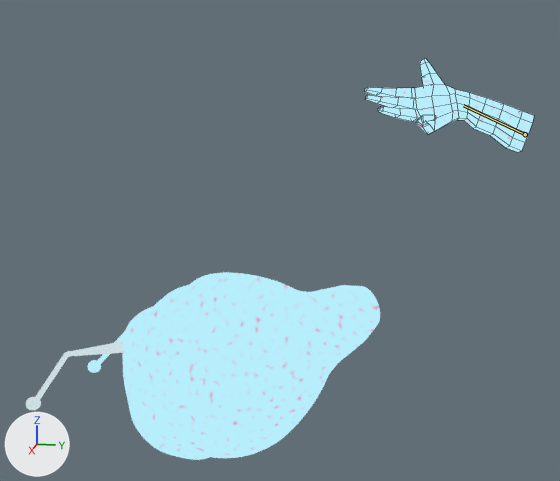
Before and after pictures for a commit that changed the Blender file Assets/Alistair/Models/NeuronFP.blend.
Before and after are seen from a camera (50 mm lens) standing at (2.384, -0.585, 2.027) and looking at (0.233, -1.016, 1.489). The axes (+X, +Y, +Z) are drawn at lower left. The lights are the same throughout. Both versions are drawn at frame 6 of the action 'Reload'; the numbers are the values there. The bones that change are drawn over the model as lines. Mesh edges are drawn as thin lines on the coarser meshes.

Names of what the first picture shows: 'Right Hand', 'Thumb', 'left hand'.
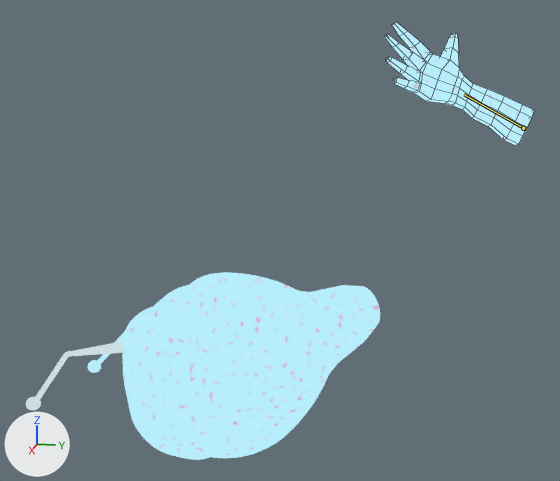
The change in detail:
Bone 'Forearm' (bone_forearm) moves from (0.001, -0.025, 0.015) to (-0.031, -0.018, -0.009).
Bone 'Forearm' (bone_forearm) turns from (2, 0, 0) to (27, 0, 0) degrees about its own x, y and z.
Bone 'Ring Control' (bone_ring_control) moves from (0.003, 0.283, -0.023) to (0.013, 0.28, 0.013).
Bone 'Pinky Control' (bone_pinky_control) moves from (-0.09, 0.078, -0.096) to (0.006, 0.267, -0.122).
Bone 'Pointer Control' (bone_pointer_control) moves from (-0.023, 0.006, 0.002) to (-0.019, 0.014, -0.039).
Bone 'Thumb Control' (bone_thumb_control) moves from (-0.012, 0.019, -0.008) to (-0.024, 0.024, -0.019).
Bone 'Palm Control' (bone_palm_control) moves from (-0.021, 0.013, 0.05) to (0.005, 0.061, -0.124).
Bone 'Palm Control' (bone_palm_control) turns from (2, 0, 0) to (27, 0, 0) degrees about its own x, y and z.

Where the change shows, as pixel boxes (x1, y1, x2, y2) in the pictures (560 x 481 px):
'Right Hand', posed (11% narrower, 31% taller): before (365, 58, 534, 152); after (384, 22, 534, 145)
bone 'Forearm', root to tip: before (525, 134) to (463, 105); after (523, 128) to (464, 94)
